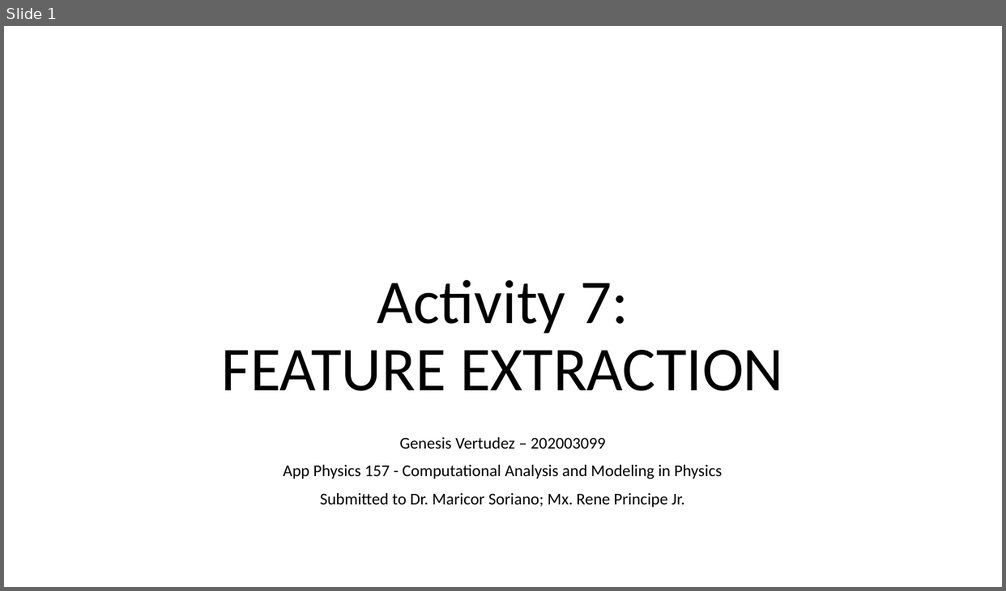
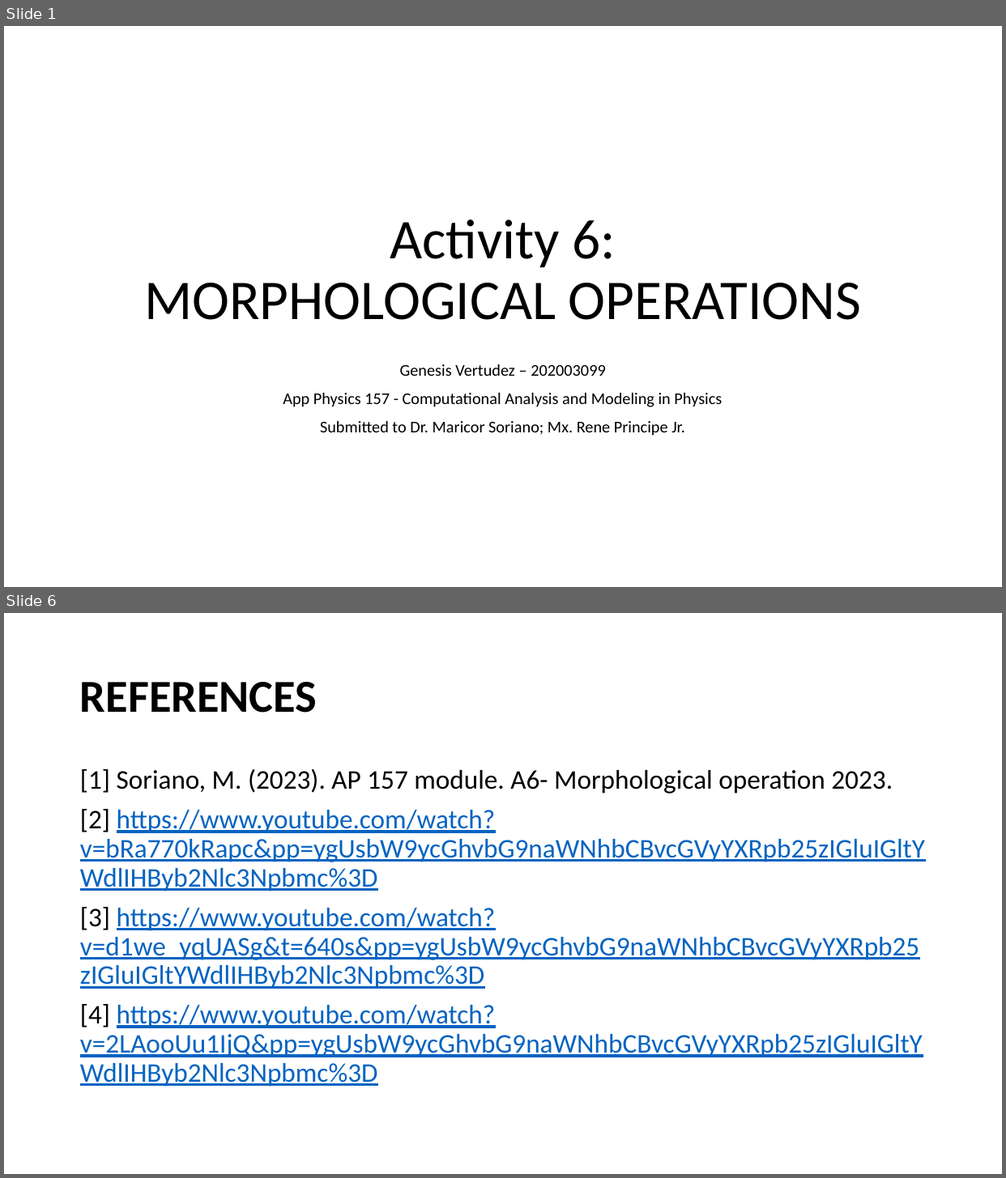
Before and after one commit to genvert/AP_157_FX-2_Vertudez, a slide deck: Activity 07/Vertudez_Activity_7_Report.pptx. Shown one above the other, each under a label of ours: slide 1 before the commit, slides 1 and 6 after it; the slides between them are not shown. The pictures are 1006x591 and 1006x1178 pixels, drawn with LibreOffice and Linux fonts; fonts in the diff are those of the drawing. Boxes give left, top, right and bottom in pixels: in the first picture for what was removed or moved away, otherwise in the second. Text is boxed around its words. In the diff, an @@ line names an element or a change of style, - is before the commit and + after.

```diff
--- a/Activity 07/Vertudez_Activity_7_Report.pptx
+++ b/Activity 07/Vertudez_Activity_7_Report.pptx
@@ slide 6 added at (4, 613, 1002, 1174), background #FFFFFF @@
@@ title added at (80, 682, 317, 713), 44 pt, text #000000, bold @@
+REFERENCES
@@ text added at (80, 769, 925, 1087), 25.9 pt, text #0563C1, underline @@
+[1] Soriano, M. (2023). AP 157 module. A6- Morphological operation 2023.
+[2] https://www.youtube.com/watch?v=bRa770kRapc&pp=ygUsbW9ycGhvbG9naWNhbCBvcGVyYXRpb25zIGluIGltYWdlIHByb2Nlc3Npbmc%3D
+[3] https://www.youtube.com/watch?v=d1we_yqUASg&t=640s&pp=ygUsbW9ycGhvbG9naWNhbCBvcGVyYXRpb25zIGluIGltYWdlIHByb2Nlc3Npbmc%3D
+[4] https://www.youtube.com/watch?v=2LAooUu1IjQ&pp=ygUsbW9ycGhvbG9naWNhbCBvcGVyYXRpb25zIGluIGltYWdlIHByb2Nlc3Npbmc%3D
@@ slide 1 changed as well @@
@@ title at (144, 220, 861, 320): text changed; size 60 to 54 pt @@
-Activity 7:
-FEATURE EXTRACTION
+Activity 6:
+MORPHOLOGICAL OPERATIONS
@@ subtitle "Genesis Vertudez – 202003099": place and size @@
-subtitle "Genesis Vertudez – 202003099" at (283, 437, 722, 508)
+subtitle "Genesis Vertudez – 202003099" at (283, 365, 722, 436)
```
Also in this commit, not shown: 3 other slides changed, 1 other slide added, 3 slides removed, 9 other files.
